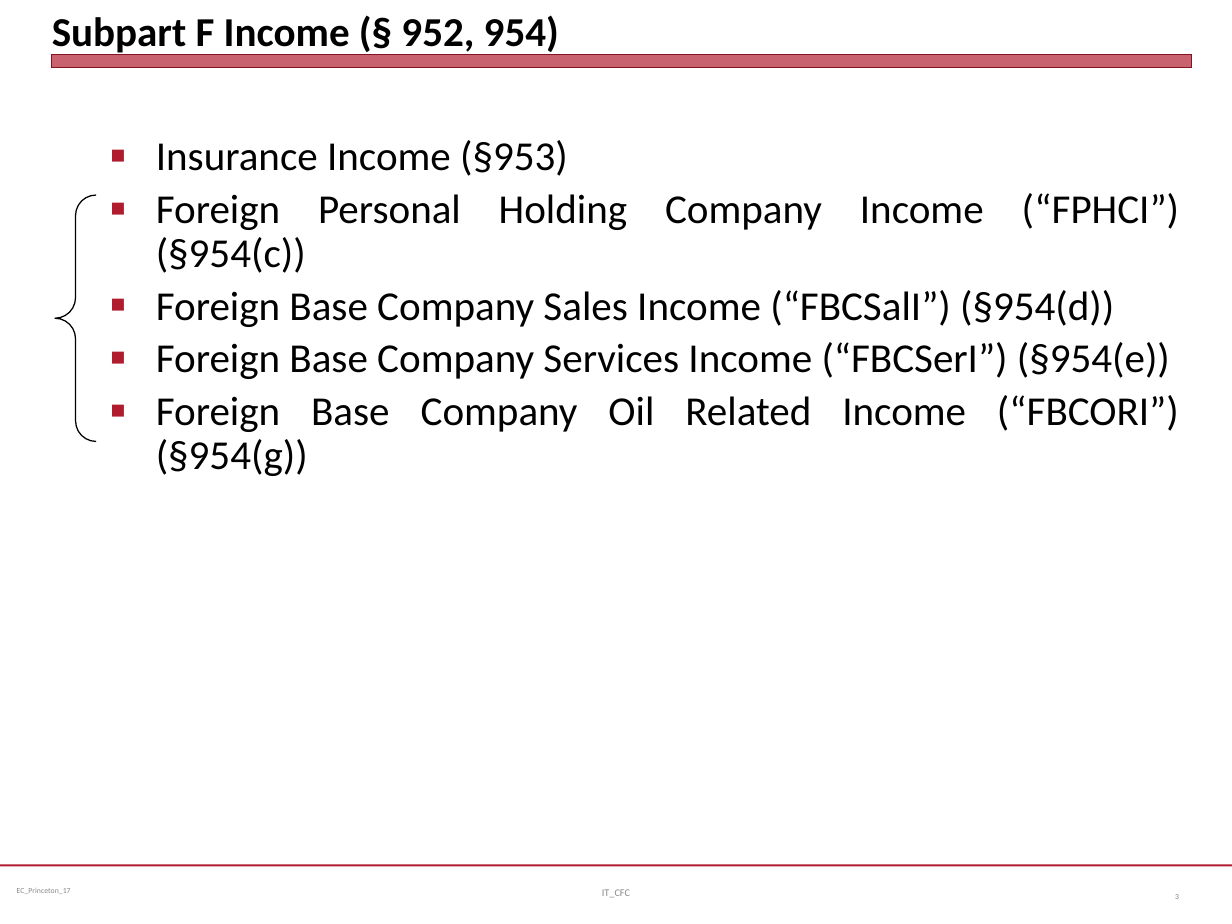
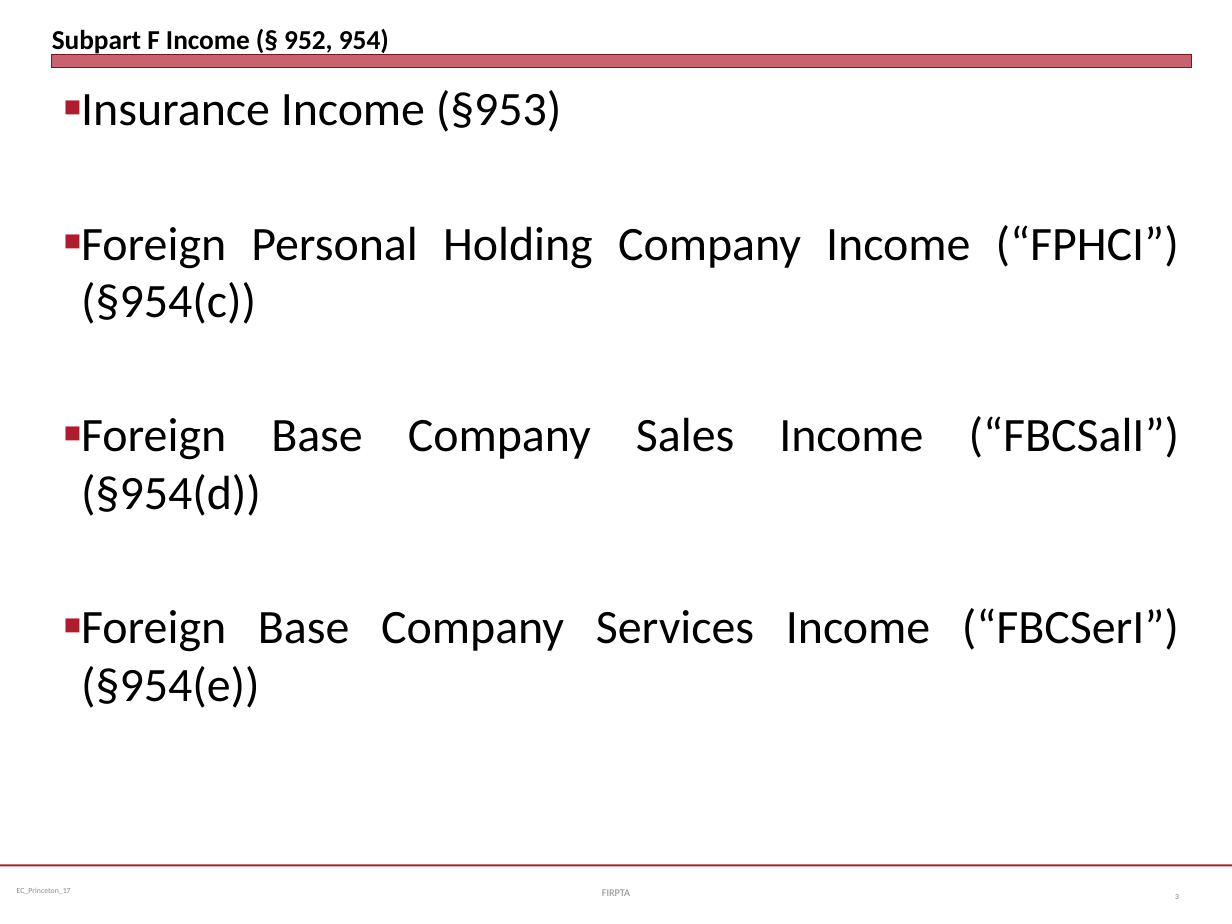
Before and after one commit to jmc877/International-Tax, a slide deck: slide 3 of slides/IT_CFC_22_1.pptx. Drawn at 1232x924 pixels with LibreOffice and Linux fonts; fonts in the diff are those of the drawing. Boxes give left, top, right and bottom in pixels: in the first picture for what was removed or moved away, otherwise in the second. Text is boxed around its words. In the diff, an @@ line names an element or a change of style, - is before the commit and + after.

```diff
--- a/slides/IT_CFC_22_1.pptx
+++ b/slides/IT_CFC_22_1.pptx
@@ title "Subpart F Income (§ 952, ..." at (52, 29, 389, 55): size 24 to 16 pt @@
@@ text "Insurance Income (§953)" at (81, 90, 1180, 708): size 24 to 28 pt; indent changed; line spacing 0.9 to 1 @@
@@ left brace removed at (55, 195, 96, 441) @@
@@ text at (156, 395, 1179, 476): paragraph removed @@
-■ Foreign Base Company Oil Related Income (“FBCORI”) (§954(g))
@@ text at (602, 889, 630, 896): text changed @@
-IT_CFC
+FIRPTA
```
Also in this commit, not shown: 2 other slides changed, 2 slides added, 4 other files.
